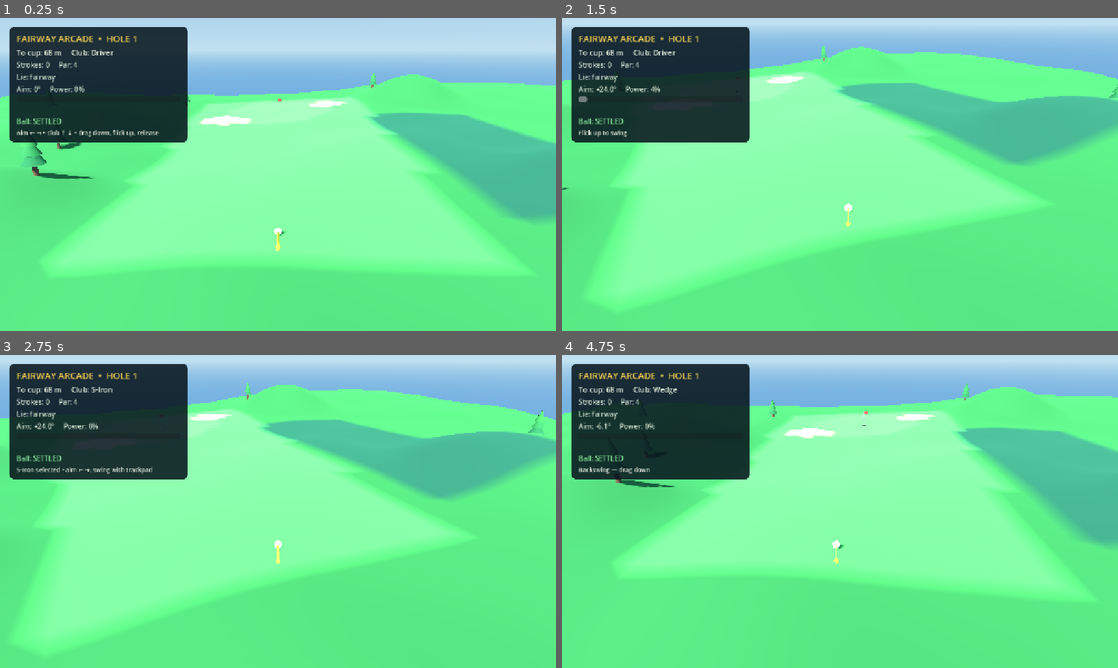
Above: before the commit, frames 1-4 (two rows, left to right).
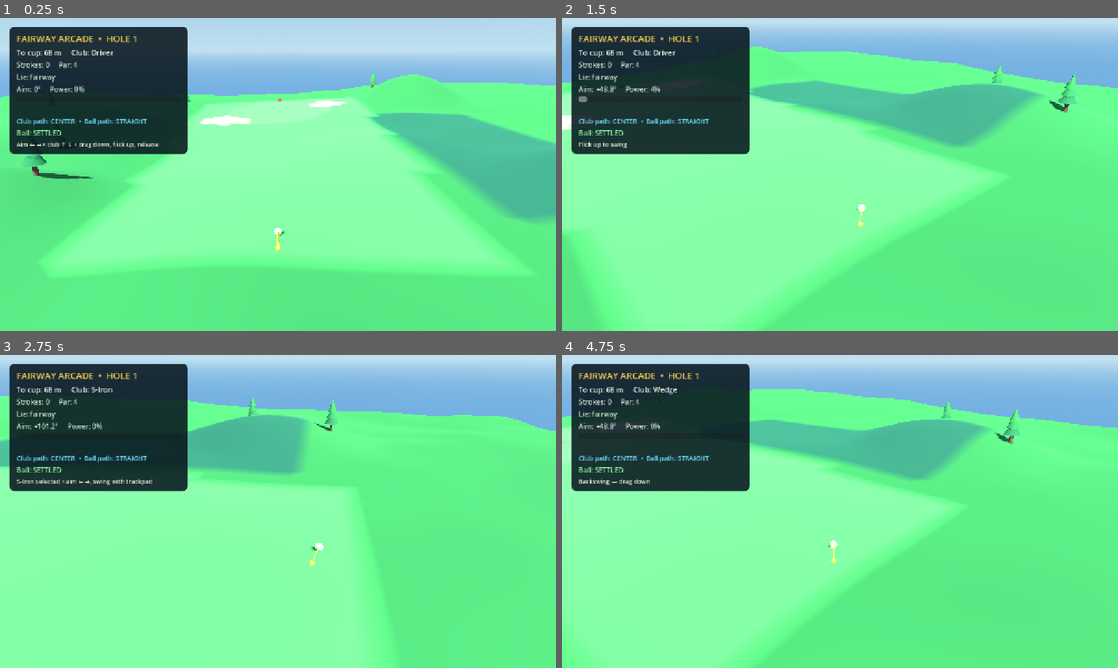
Above: after the commit, the same moments.

Repository: Ericlync/fairway-arcade
Game: Godot game, scene res://scenes/game.tscn
Same seed, same stepped clock (60 frames per second), same inputs: the game is played once before the commit and once after it.
Inputs (mouse positions are in pixels of both pictures, inside the frame that each line leads up to):
- Up to frame 1 (0.25 s): no input
- Up to frame 2 (1.5 s): tap Enter at 0.5 s; move the mouse to (962, 158) at 0.52 s; hold Right 0.53-1.25 s; tap 1 at 0.6 s; click (962, 158) at 0.67 s; drag from (728, 190) to (812, 237) at 1.27 s
- Up to frame 3 (2.75 s): move the mouse to (333, 442) at 2.02 s; hold Right from 2.03 s (still down); tap 3 at 2.1 s
- Up to frame 4 (4.75 s): release Right at 2.75 s; drag from (812, 574) to (673, 464) at 2.77 s; move the mouse to (1006, 558) at 3.52 s; hold Left 3.53-4.25 s; tap 5 at 3.6 s; drag from (673, 464) to (756, 433) at 4.27 s

The runs differ from the first frame. In frame 1, 1.8% of the frame differs, in the area x 1-34%, y 32-44%; in frame 2, 23%; in frame 3, 37%; in frame 4, 43%, in the area x 0-100%, y 9-100%.

Commit message:
Improve club physics rolling and aim feedback

Diff:
--- a/godot/scripts/club_data.gd
+++ b/godot/scripts/club_data.gd
@@ -13,6 +13,8 @@
 		"max_angle": 29.0,
 		"backspin": 2200.0,
 		"backspin_power": 1800.0,
+		"roll_resistance": 0.90,
+		"bounce": 0.20,
 	},
 	{
 		"name": "3-Wood",
@@ -24,6 +26,8 @@
 		"max_angle": 27.0,
 		"backspin": 2500.0,
 		"backspin_power": 1600.0,
+		"roll_resistance": 1.00,
+		"bounce": 0.19,
 	},
 	{
 		"name": "5-Iron",
@@ -35,6 +39,8 @@
 		"max_angle": 38.0,
 		"backspin": 3300.0,
 		"backspin_power": 1700.0,
+		"roll_resistance": 1.18,
+		"bounce": 0.16,
 	},
 	{
 		"name": "7-Iron",
@@ -46,6 +52,8 @@
 		"max_angle": 44.0,
 		"backspin": 3900.0,
 		"backspin_power": 1600.0,
+		"roll_resistance": 1.28,
+		"bounce": 0.14,
 	},
 	{
 		"name": "Wedge",
@@ -57,17 +65,21 @@
 		"max_angle": 58.0,
 		"backspin": 5000.0,
 		"backspin_power": 1800.0,
+		"roll_resistance": 1.65,
+		"bounce": 0.10,
 	},
 	{
 		"name": "Putter",
 		"short_name": "PT",
 		"category": "putter",
-		"min_speed": 3.0,
-		"max_speed": 12.0,
+		"min_speed": 2.0,
+		"max_speed": 9.0,
 		"min_angle": 2.0,
 		"max_angle": 5.0,
 		"backspin": 0.0,
 		"backspin_power": 0.0,
+		"roll_resistance": 0.72,
+		"bounce": 0.0,
 	},
 ]
 
--- a/godot/scripts/game.gd
+++ b/godot/scripts/game.gd
@@ -21,7 +21,9 @@
 var _water_penalty_pending := false
 var _reset_cooldown := 0.0
 var _aim_indicator: Node3D
+var _path_indicator: Node3D
 var _aim_degrees := 0.0
+var _swing_path_degrees := 0.0
 var _club_index := 0
 var _club: Dictionary = ClubData.get_club(0)
 
@@ -52,6 +54,8 @@
 
 	_aim_indicator = _create_aim_indicator()
 	add_child(_aim_indicator)
+	_path_indicator = _create_aim_indicator(Color(0.25, 0.85, 1.0), 4.0, 4.0)
+	add_child(_path_indicator)
 
 	_camera = GolfCamera.new()
 	_camera.name = "GolfCamera"
@@ -63,6 +67,7 @@
 	add_child(_swing)
 	_swing.aim_changed.connect(_on_aim_changed)
 	_swing.phase_changed.connect(_on_phase_changed)
+	_swing.swing_feedback.connect(_on_swing_feedback)
 	_swing.shot_calculated.connect(_on_shot_calculated)
 	_swing.set_club(_club)
 
@@ -117,7 +122,13 @@
 	_hud.update_swing(description, power)
 
 
+func _on_swing_feedback(description: String, power: float, lateral_ratio: float) -> void:
+	_swing_path_degrees = clampf(lateral_ratio, -0.35, 0.35) * 30.0
+	_hud.update_swing(description, power, lateral_ratio)
+
+
 func _on_shot_calculated(shot: Dictionary) -> void:
+	_swing_path_degrees = 0.0
 	_ball.launch(shot)
 	_game.take_stroke()
 	_hud.show_shot(shot)
@@ -196,22 +207,22 @@
 	_on_shot_calculated(shot)
 
 
-func _create_aim_indicator() -> Node3D:
+func _create_aim_indicator(tint: Color = Color(0.95, 0.95, 0.15), shaft_length: float = 2.5, head_position: float = 2.5) -> Node3D:
 	var root := Node3D.new()
 	root.name = "AimIndicator"
 	var shaft := MeshInstance3D.new()
 	var shaft_mesh := CylinderMesh.new()
 	shaft_mesh.top_radius = 0.04
 	shaft_mesh.bottom_radius = 0.04
-	shaft_mesh.height = 2.5
+	shaft_mesh.height = shaft_length
 	shaft.mesh = shaft_mesh
-	shaft.position = Vector3(0.0, 0.02, 1.25)
+	shaft.position = Vector3(0.0, 0.02, shaft_length * 0.5)
 	shaft.rotation_degrees.x = 90.0
 	shaft.cast_shadow = GeometryInstance3D.SHADOW_CASTING_SETTING_OFF
 	var mat := StandardMaterial3D.new()
-	mat.albedo_color = Color(0.95, 0.95, 0.15)
+	mat.albedo_color = tint
 	mat.emission_enabled = true
-	mat.emission = Color(0.95, 0.95, 0.15)
+	mat.emission = tint
 	mat.emission_energy = 0.4
 	shaft.material_override = mat
 	root.add_child(shaft)
@@ -222,7 +233,7 @@
 	head_mesh.bottom_radius = 0.18
 	head_mesh.height = 0.45
 	head.mesh = head_mesh
-	head.position = Vector3(0.0, 0.02, 2.5)
+	head.position = Vector3(0.0, 0.02, head_position)
 	head.rotation_degrees.x = 90.0
 	head.cast_shadow = GeometryInstance3D.SHADOW_CASTING_SETTING_OFF
 	head.material_override = mat
@@ -234,9 +245,12 @@
 	if _aim_indicator == null or _ball == null:
 		return
 	_aim_indicator.visible = visible
+	_path_indicator.visible = visible and absf(_swing_path_degrees) > 0.5
 	if visible:
 		_aim_indicator.global_position = _ball.global_position + Vector3.UP * 0.05
 		_aim_indicator.global_rotation_degrees.y = -_aim_degrees
+		_path_indicator.global_position = _ball.global_position + Vector3.UP * 0.06
+		_path_indicator.global_rotation_degrees.y = -(_aim_degrees + _swing_path_degrees)
 
 
 func _setup_environment() -> void:
--- a/godot/scripts/golf_ball.gd
+++ b/godot/scripts/golf_ball.gd
@@ -23,6 +23,8 @@
 var _motion_state := MotionState.SETTLED
 var _settled_timer := 0.0
 var _has_landed := false
+var _shot_roll_resistance := 1.0
+var _shot_bounce := -1.0
 
 
 func _init() -> void:
@@ -128,7 +130,7 @@
 	var ground_normal := _ground_normal()
 	var normal_velocity := state.linear_velocity.dot(ground_normal)
 	var grounded := state.get_contact_count() > 0 or (distance_to_ground <= BALL_RADIUS + 0.10 and normal_velocity <= 0.8)
-	var bounced := physics.integrate(self, state, state.step, _surface_type, grounded, ground_normal)
+	var bounced := physics.integrate(self, state, state.step, _surface_type, grounded, ground_normal, _shot_roll_resistance, _shot_bounce)
 
 	if grounded and not bounced:
 		var target_y := terrain_height + BALL_RADIUS
@@ -169,6 +171,8 @@
 	var velocity: Vector3 = shot.get("velocity", Vector3.ZERO)
 	var backspin: float = shot.get("backspin_rpm", 2400.0)
 	var sidespin: float = shot.get("sidespin_rpm", 0.0)
+	_shot_roll_resistance = float(shot.get("roll_resistance", 1.0))
+	_shot_bounce = float(shot.get("bounce_restitution", -1.0))
 	physics.launch(self, velocity, backspin, sidespin)
 	_settled_timer = 0.0
 	_has_landed = false
@@ -181,6 +185,8 @@
 	angular_velocity = Vector3.ZERO
 	_settled_timer = 0.0
 	_has_landed = false
+	_shot_roll_resistance = 1.0
+	_shot_bounce = -1.0
 	_set_motion_state(MotionState.SETTLED)
 	sleeping = true
 
--- a/godot/scripts/golf_ball_physics.gd
+++ b/godot/scripts/golf_ball_physics.gd
@@ -39,7 +39,7 @@
 	ball.physics_material_override.bounce = 0.0
 
 
-func integrate(ball: RigidBody3D, state: PhysicsDirectBodyState3D, delta: float, surface_type: String, grounded: bool, ground_normal: Vector3) -> bool:
+func integrate(ball: RigidBody3D, state: PhysicsDirectBodyState3D, delta: float, surface_type: String, grounded: bool, ground_normal: Vector3, roll_resistance_multiplier: float = 1.0, shot_bounce: float = -1.0) -> bool:
 	var gravity := Vector3.DOWN * 9.81 * gravity_scale
 	var v := state.linear_velocity
 	var normal := ground_normal.normalized() if ground_normal.length_squared() > 0.01 else Vector3.UP
@@ -56,8 +56,9 @@
 
 	var normal_speed := v.dot(normal)
 	var bounced := false
+	var restitution := bounce_restitution if shot_bounce < 0.0 else shot_bounce
 	if normal_speed < -0.45:
-		var bounce_speed := -normal_speed * bounce_restitution
+		var bounce_speed := -normal_speed * restitution
 		v += normal * (-normal_speed + bounce_speed)
 		bounced = bounce_speed > 1.0
 	else:
@@ -66,7 +67,7 @@
 	var tangent := v - normal * v.dot(normal)
 	var slope_gravity := gravity - normal * gravity.dot(normal)
 	tangent += slope_gravity * delta
-	var rolling_resistance := _friction_for_surface(surface_type)
+	var rolling_resistance := _friction_for_surface(surface_type) * maxf(roll_resistance_multiplier, 0.1)
 	tangent *= exp(-rolling_resistance * delta)
 	# Static friction: a very slow ball on a shallow slope should stop instead
 	# of endlessly creeping due to tiny heightfield normal changes.
--- a/godot/scripts/golf_hud.gd
+++ b/godot/scripts/golf_hud.gd
@@ -9,6 +9,7 @@
 var _lie_label: Label
 var _ball_state_label: Label
 var _shape_label: Label
+var _path_label: Label
 var _power_bar: ProgressBar
 var _aim_degrees := 0.0
 
@@ -57,6 +58,8 @@
 	rows.add_child(_power_bar)
 	_shape_label = _label("", 15, Color(0.95, 0.75, 0.45))
 	rows.add_child(_shape_label)
+	_path_label = _label("Club path: CENTER  •  Ball path: STRAIGHT", 15, Color(0.45, 0.88, 1.0))
+	rows.add_child(_path_label)
 	_ball_state_label = _label("Ball: SETTLED", 16, Color(0.55, 0.95, 0.62))
 	rows.add_child(_ball_state_label)
 	_status_label = _label("Aim ← → • club ↑ ↓ • drag down, flick up, release", 14, Color(0.93, 0.94, 0.88))
@@ -91,10 +94,11 @@
 	_aim_label.text = "Aim: %+.1f°     Power: %d%%" % [_aim_degrees, roundi(_power_bar.value)]
 
 
-func update_swing(description: String, power: float) -> void:
+func update_swing(description: String, power: float, lateral_ratio: float = 0.0) -> void:
 	_status_label.text = description
 	_power_bar.value = clampf(power, 0.0, 1.0) * 100.0
 	_aim_label.text = "Aim: %+.1f°     Power: %d%%" % [_aim_degrees, roundi(_power_bar.value)]
+	update_path(lateral_ratio)
 
 
 func show_shot(shot: Dictionary) -> void:
@@ -106,10 +110,26 @@
 	_status_label.text = "%s away • %d%% accuracy" % [club_name, roundi(accuracy * 100.0)]
 	_aim_label.text = "Launch: %+.1f°     Power: %d%%" % [direction, roundi(power * 100.0)]
 	_shape_label.text = _shape_text(shot)
+	_path_label.text = "Club path: %+.1f°  •  Ball path: %s" % [float(shot.get("path_degrees", 0.0)), _shape_text(shot)]
 
 
 func show_message(text: String) -> void:
 	_status_label.text = text
+
+
+func update_path(lateral_ratio: float) -> void:
+	var path_degrees := clampf(lateral_ratio, -0.35, 0.35) * 30.0
+	var path_name := "CENTER"
+	if path_degrees > 1.0:
+		path_name = "RIGHT / PUSH"
+	elif path_degrees < -1.0:
+		path_name = "LEFT / PULL"
+	var ball_name := "STRAIGHT"
+	if path_degrees > 1.0:
+		ball_name = "HOOK / DRAW"
+	elif path_degrees < -1.0:
+		ball_name = "SLICE / FADE"
+	_path_label.text = "Club path: %s  •  Ball path: %s" % [path_name, ball_name]
 
 
 func _shape_text(shot: Dictionary) -> String:
--- a/godot/scripts/golf_swing_controller.gd
+++ b/godot/scripts/golf_swing_controller.gd
@@ -6,6 +6,7 @@
 
 signal aim_changed(degrees: float)
 signal phase_changed(description: String, power: float)
+signal swing_feedback(description: String, power: float, lateral_ratio: float)
 signal shot_calculated(shot: Dictionary)
 
 var _input: TrackpadInput
@@ -19,6 +20,7 @@
 	add_child(_input)
 	_input.aim_changed.connect(_on_aim_changed)
 	_input.phase_changed.connect(_on_phase_changed)
+	_input.swing_feedback.connect(_on_swing_feedback)
 	_input.swing_released.connect(_on_swing_released)
 
 
@@ -38,6 +40,10 @@
 	phase_changed.emit(description, power)
 
 
+func _on_swing_feedback(description: String, power: float, lateral_ratio: float) -> void:
+	swing_feedback.emit(description, power, lateral_ratio)
+
+
 func _on_swing_released(sample: Dictionary) -> void:
 	sample["club"] = _club
 	var shot := _calculator.calculate(sample)
--- a/godot/scripts/shot_calculator.gd
+++ b/godot/scripts/shot_calculator.gd
@@ -23,6 +23,8 @@
 
 	var launch_angle := deg_to_rad(lerpf(float(club.get("min_angle", 13.0)), float(club.get("max_angle", 29.0)), power))
 	var speed := lerpf(float(club.get("min_speed", 16.0)), float(club.get("max_speed", 46.0)), power) * lerpf(0.82, 1.0, accuracy)
+	if club.get("category", "wood") == "putter":
+		launch_angle = 0.0
 
 	var horizontal_direction := Vector3(sin(launch_direction), 0.0, -cos(launch_direction))
 	var velocity := horizontal_direction * speed * cos(launch_angle)
@@ -33,8 +35,11 @@
 		"power": power,
 		"accuracy": accuracy,
 		"launch_direction_degrees": launch_direction_degrees,
+		"path_degrees": clampf(lateral_ratio, -0.35, 0.35) * 30.0,
 		"sidespin_rpm": sidespin_rpm,
 		"backspin_rpm": backspin_rpm,
 		"club_name": club.get("name", "Driver"),
 		"club_category": club.get("category", "wood"),
+		"roll_resistance": club.get("roll_resistance", 1.0),
+		"bounce_restitution": club.get("bounce", 0.2),
 	}
--- a/godot/scripts/trackpad_input.gd
+++ b/godot/scripts/trackpad_input.gd
@@ -4,12 +4,13 @@
 
 signal aim_changed(degrees: float)
 signal phase_changed(description: String, power: float)
+signal swing_feedback(description: String, power: float, lateral_ratio: float)
 signal swing_released(sample: Dictionary)
 
 enum Phase { AIMING, BACKSWING, READY, FORWARD }
 
-@export_range(5.0, 60.0, 1.0) var aim_limit_degrees := 24.0
-@export var aim_speed_degrees := 42.0
+@export_range(45.0, 180.0, 1.0) var aim_limit_degrees := 180.0
+@export var aim_speed_degrees := 75.0
 @export var min_backswing_pixels := 14.0
 @export var min_forward_pixels := 8.0
 @export var power_backswing_divisor := 170.0
@@ -55,7 +56,7 @@
 	if Input.is_key_pressed(KEY_RIGHT):
 		direction += 1.0
 	if not is_zero_approx(direction):
-		aim_degrees = clampf(aim_degrees + direction * aim_speed_degrees * delta, -aim_limit_degrees, aim_limit_degrees)
+		aim_degrees = wrapf(aim_degrees + direction * aim_speed_degrees * delta, -aim_limit_degrees, aim_limit_degrees)
 		aim_changed.emit(aim_degrees)
 
 
@@ -69,6 +70,7 @@
 	_last_sample_usec = Time.get_ticks_usec()
 	_phase = Phase.BACKSWING
 	phase_changed.emit("Backswing — drag down", 0.0)
+	swing_feedback.emit("Backswing — drag down", 0.0, 0.0)
 
 
 func _sample_drag(relative_motion: Vector2) -> void:
@@ -96,6 +98,7 @@
 			_forward_pixels += forward_delta
 			_lateral_pixels += relative_motion.x
 			phase_changed.emit("Swing — release to hit", _power_estimate())
+			swing_feedback.emit("Swing — release to hit", _power_estimate(), _lateral_pixels / maxf(_forward_pixels, 1.0))
 
 
 func _finish_swing() -> void:
